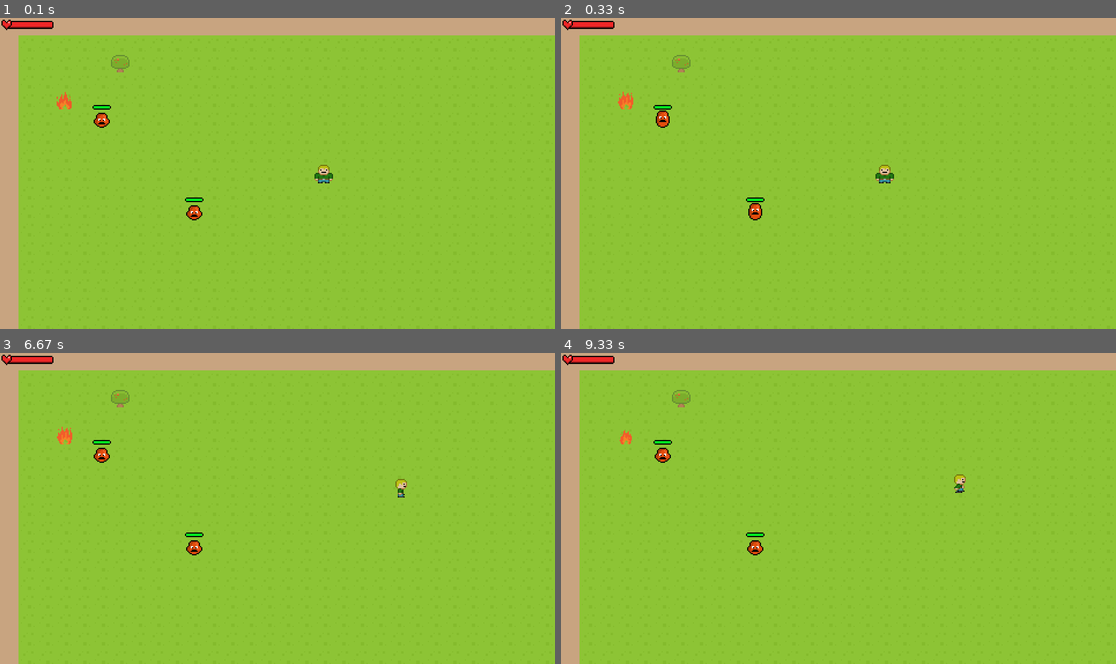
Above: before the commit, frames 1-4 (two rows, left to right).
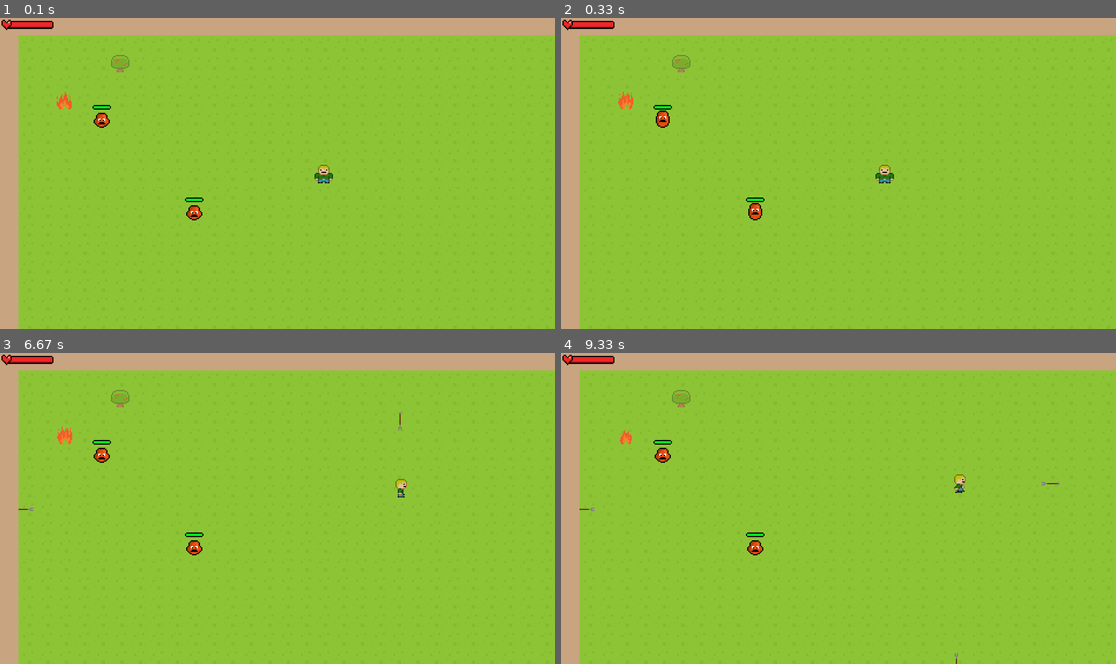
Above: after the commit, the same moments.

Repository: Flashweb14/PyGameRPG
Game: pygame game, started from RPG/__main__.py
Same seed, same stepped clock (60 frames per second), same inputs: the game is played once before the commit and once after it.
Inputs:
- Up to frame 1 (0.1 s): no input
- Up to frame 2 (0.33 s): no input
- Up to frame 3 (6.67 s): hold E 0.33-0.8 s; hold D 0.33-0.8 s; tap Space at 0.83 s; hold D 1.17-1.63 s; hold W 1.67-1.97 s; tap I at 1.82, 3.22, 4.38, 5.95 s; hold D 2-2.47 s; tap E at 2.15, 3.55, 5.05, 6.45 s; hold A 2.5-3.03 s; hold S 3.07-3.37 s; hold A 3.4-3.8 s; hold W 3.83-4.2 s; hold D 4.23-4.87 s; hold S 4.9-5.27 s; hold A 5.3-5.77 s; hold D 5.8-6.27 s; hold W 6.3-6.6 s; hold D from 6.63 s (still down)
- Up to frame 4 (9.33 s): release D at 7.1 s; hold A 7.13-7.67 s; tap I at 7.28, 8.62 s; hold S 7.7-8 s; tap E at 7.85, 9.02 s; hold A 8.03-8.43 s; hold W 8.47-8.83 s; hold D from 8.87 s (still down)

Frames 1-2 are identical in both runs. In frame 3, less than 0.1% of the frame differs, in the area x 3-73%, y 18-51%; in frame 4, less than 0.1%, in the area x 3-90%, y 41-100%.

Commit message:
:sparkles: Добавление лука

Diff:
--- /dev/null
+++ b/RPG/scripts/arrow.py
@@ -0,0 +1,46 @@
+import pygame
+from random import randint
+from RPG.scripts.game_object import GameObject
+from RPG.scripts.consts import ARROW_IMAGE_LEFT, ARROW_IMAGE_RIGHT, ARROW_IMAGE_DOWN, ARROW_IMAGE_UP, TILE_SIZE
+
+
+class Arrow(GameObject):
+    def __init__(self, game, direction):
+        self.direction_dict = {'left': ARROW_IMAGE_LEFT, 'right': ARROW_IMAGE_RIGHT,
+                               'up': ARROW_IMAGE_UP, 'down': ARROW_IMAGE_DOWN}
+        x = None
+        y = None
+        if direction == 'right' or direction == 'down':
+            x = (game.player.rect.x + TILE_SIZE // 2 - 6) / TILE_SIZE
+            y = (game.player.rect.y + TILE_SIZE // 2 - 6) / TILE_SIZE
+        elif direction == 'left':
+            x = (game.player.rect.x + TILE_SIZE // 2 - 60) / TILE_SIZE
+            y = (game.player.rect.y + TILE_SIZE // 2 - 5) / TILE_SIZE
+        else:
+            x = (game.player.rect.x + TILE_SIZE // 2 - 6) / TILE_SIZE
+            y = (game.player.rect.y + TILE_SIZE // 2 - 60) / TILE_SIZE
+        super().__init__(game, self.direction_dict[direction], x, y, game.all_sprites)
+        self.speed = 10
+        self.direction = direction
+        self.stopped = False
+
+    def update(self, *args):
+        if pygame.sprite.spritecollideany(self, self.game.walls_group):
+            chance = randint(1, 101)
+            if chance in range(1, 21):
+                self.stopped = True
+                self.game.stopped_arrows_group.add(self)
+                self.game.all_sprites.remove(self)
+            else:
+                self.game.all_sprites.remove(self)
+        if not self.stopped:
+            self.rect.x += self.game.player.speed_dict[self.direction][0] * 5 // self.game.FPS
+            self.rect.y += self.game.player.speed_dict[self.direction][1] * 5 // self.game.FPS
+        for enemy in self.game.enemy_group:
+            if pygame.sprite.collide_rect(self, enemy):
+                enemy.hp -= 1
+                self.game.all_sprites.remove(self)
+                if not enemy.angered:
+                    enemy.angered = True
+
+# TODO Пофиксить баг со стрельбой во время движения
--- a/RPG/scripts/consts.py
+++ b/RPG/scripts/consts.py
@@ -39,3 +39,8 @@
 HP_BAR_NPC = load_image('resources/sprites/gui/npc_hp_bar.png')
 
 INVENTORY_IMAGE = load_image('resources/sprites/gui/inventory/inventory.png')
+
+ARROW_IMAGE_LEFT = load_image('resources/sprites/game_objects/arrow/arrow_left.png')
+ARROW_IMAGE_RIGHT = pygame.transform.flip(ARROW_IMAGE_LEFT, True, False)
+ARROW_IMAGE_UP = load_image('resources/sprites/game_objects/arrow/arrow_up.png')
+ARROW_IMAGE_DOWN = pygame.transform.flip(ARROW_IMAGE_UP, False, True)
--- a/RPG/scripts/game.py
+++ b/RPG/scripts/game.py
@@ -30,6 +30,7 @@
         self.gui_group = pygame.sprite.Group()
         self.harm_sprites = pygame.sprite.Group()
         self.enemy_group = pygame.sprite.Group()
+        self.stopped_arrows_group = pygame.sprite.Group()
 
         self.groups = [self.all_sprites, self.player_group, self.walls_group, self.background_group,
                        self.gui_group, self.harm_sprites, self.enemy_group]
--- a/RPG/scripts/game_processes/main_process.py
+++ b/RPG/scripts/game_processes/main_process.py
@@ -21,6 +21,8 @@
         #         game.camera.apply(sprite)
         game.all_sprites.update()
         game.screen.fill((pygame.Color('black')))
+        game.background_group.draw(game.screen)
+        game.stopped_arrows_group.draw(game.screen)
         game.all_sprites.draw(game.screen)
         if game.inventory_opened:
             game.gui_group.draw(game.screen)
--- a/RPG/scripts/player.py
+++ b/RPG/scripts/player.py
@@ -4,6 +4,7 @@
     PLAYER_RIGHT_2_IMAGE, PLAYER_LEFT_IMAGE, PLAYER_LEFT_1_IMAGE, PLAYER_LEFT_2_IMAGE, PLAYER_FRONT_SWORD, \
     PLAYER_BACK_SWORD, PLAYER_RIGHT_SWORD, PLAYER_LEFT_SWORD
 from RPG.scripts.game_object import GameObject
+from RPG.scripts.arrow import Arrow
 
 pygame.init()
 
@@ -36,6 +37,8 @@
         self.x = self.rect.x
         self.y = self.rect.y
 
+        self.last_shot_time = None
+
     def handle_event(self, event):
         if event.type == pygame.KEYDOWN:
             if event.key == pygame.K_SPACE:
@@ -45,6 +48,10 @@
                 else:
                     self.image = self.animation_dict_sword[self.direction]
                     self.attack(self.speed_dict[self.direction])
+            if event.key == pygame.K_e:
+                if not self.last_shot_time or pygame.time.get_ticks() - self.last_shot_time >= 3 * 10**2:
+                    self.shoot()
+                    self.last_shot_time = pygame.time.get_ticks()
             if event.key in self.motion_dict:
                 self.direction = self.motion_dict[event.key]
                 if not self.motion:
@@ -111,3 +118,9 @@
         for enemy in self.game.enemy_group:
             if pygame.sprite.collide_rect(check_sprite, enemy):
                 enemy.hp -= 1
+
+    def shoot(self):
+        if self.motion:
+            Arrow(self.game, self.motion[0])
+        else:
+            Arrow(self.game, self.direction)
--- a/RPG/scripts/tile.py
+++ b/RPG/scripts/tile.py
@@ -12,3 +12,4 @@
             self.game.walls_group.add(self)
         else:
             self.game.background_group.add(self)
+            self.game.all_sprites.remove(self)
Binary file added: RPG/resources/sprites/game_objects/arrow/arrow_left.png
Binary file added: RPG/resources/sprites/game_objects/arrow/arrow_up.png
